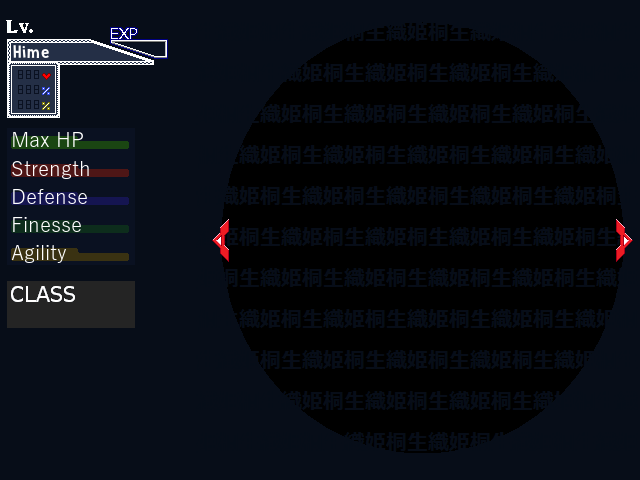
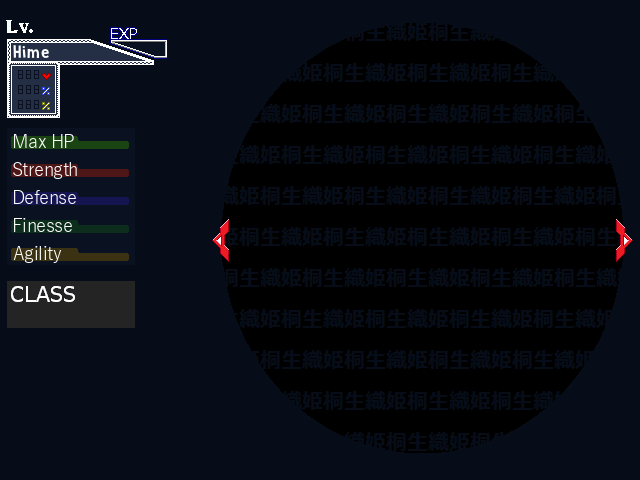
Layers edited between the first and the second 640 x 480 image:
painted on "Max HP" over [13, 132, 83, 148]
painted on "Strength" over [12, 161, 89, 179]
added layer "Defense" in group "Stats" over [14, 190, 76, 204]
moved "Finesse" above "Agility", painted on it over [13, 217, 81, 232]
removed layer "Agility" (in "Stats copy") from group "Stats copy" over [11, 245, 66, 263]
renamed "Defense" to "Agility", painted on it over [13, 189, 87, 263]
